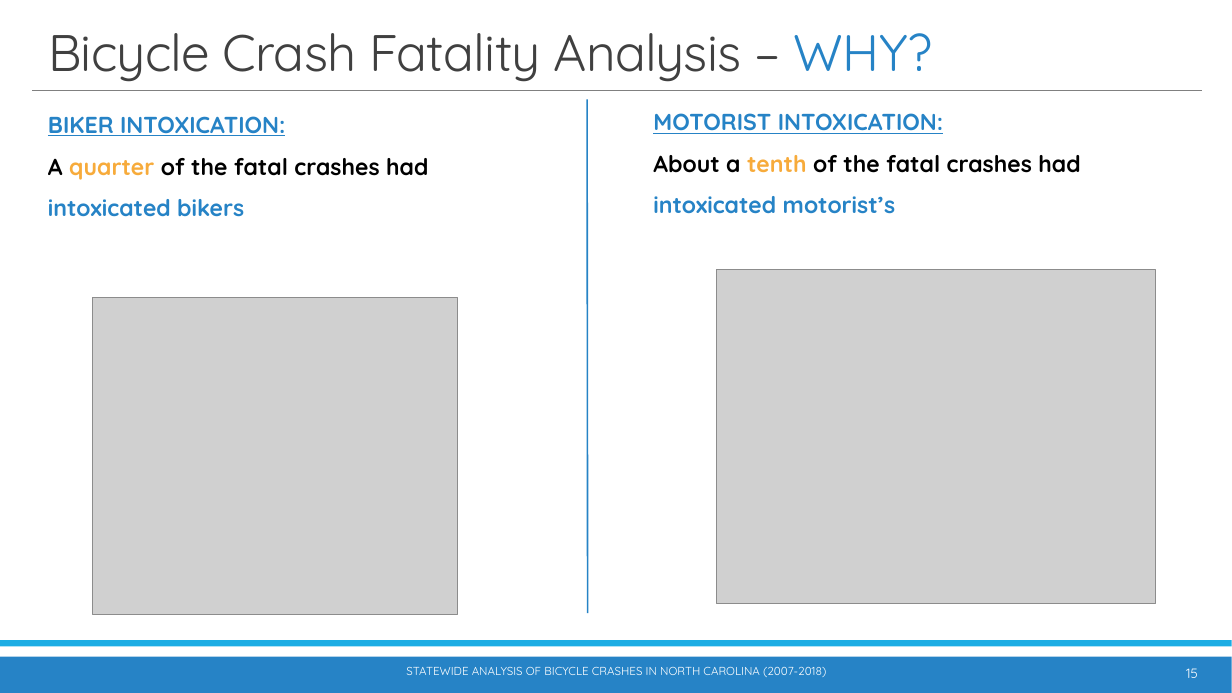
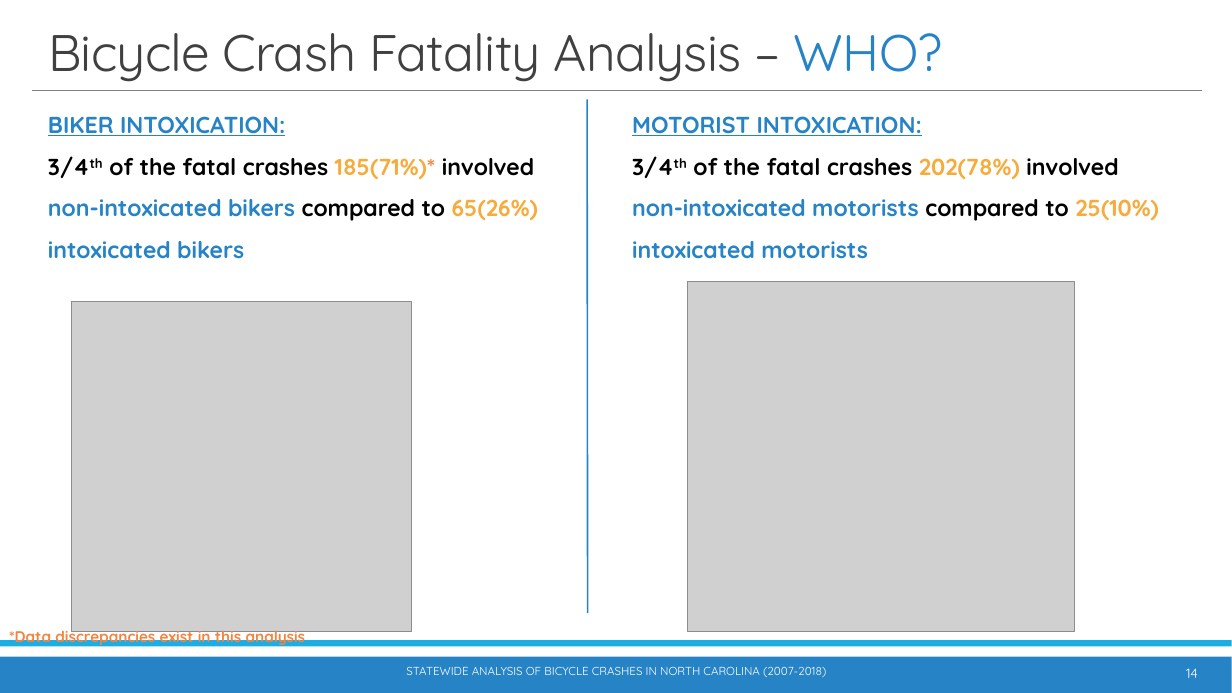
Before and after one commit to waghrayrashi/project-1, a slide deck: slide 14 of Project 1 - Group 2 - Statewide Bicycle Crash Analysis.pptx (slide 15 before the commit). Drawn at 1232x693 pixels with LibreOffice and Linux fonts; fonts in the diff are those of the drawing; grey boxes stand for pictures. Boxes give left, top, right and bottom in pixels: in the first picture for what was removed or moved away, otherwise in the second. Text is boxed around its words. In the diff, an @@ line names an element or a change of style, - is before the commit and + after.

```diff
--- a/Project 1 - Group 2 - Statewide Bicycle Crash Analysis.pptx
+++ b/Project 1 - Group 2 - Statewide Bicycle Crash Analysis.pptx
@@ title at [48,33,943,82]: text changed @@
-Bicycle Crash Fatality Analysis – WHY?
+Bicycle Crash Fatality Analysis – WHO?
@@ text "MOTORIST INTOXICATION:": place and size @@
-text "MOTORIST INTOXICATION:" at [653,113,1080,214]
+text "MOTORIST INTOXICATION:" at [632,116,1159,259]
@@ text at [48,156,538,259]: text changed @@
-A quarter of the fatal crashes had intoxicated bikers
+3/4th of the fatal crashes 185(71%)* involved non-intoxicated bikers compared to 65(26%) intoxicated bikers
@@ text at [632,156,1159,259]: text changed; text colour #000000 to #2683C6 @@
-About a tenth of the fatal crashes had intoxicated motorist’s
+3/4th of the fatal crashes 202(78%) involved non-intoxicated motorists compared to 25(10%) intoxicated motorists
@@ picture: place and size @@
-picture at [716,270,1156,604]
+picture at [688,282,1075,631]
@@ picture: place and size @@
-picture at [93,298,458,615]
+picture at [71,301,411,631]
@@ text added at [9,626,306,647], 12 pt, text #F3843F, bold @@
+*Data discrepancies exist in this analysis
@@ page number at [1186,668,1198,678]: text changed @@
-15
+14
```
Also in this commit, not shown: 13 other slides changed, 8 slides added, 18 other files.
